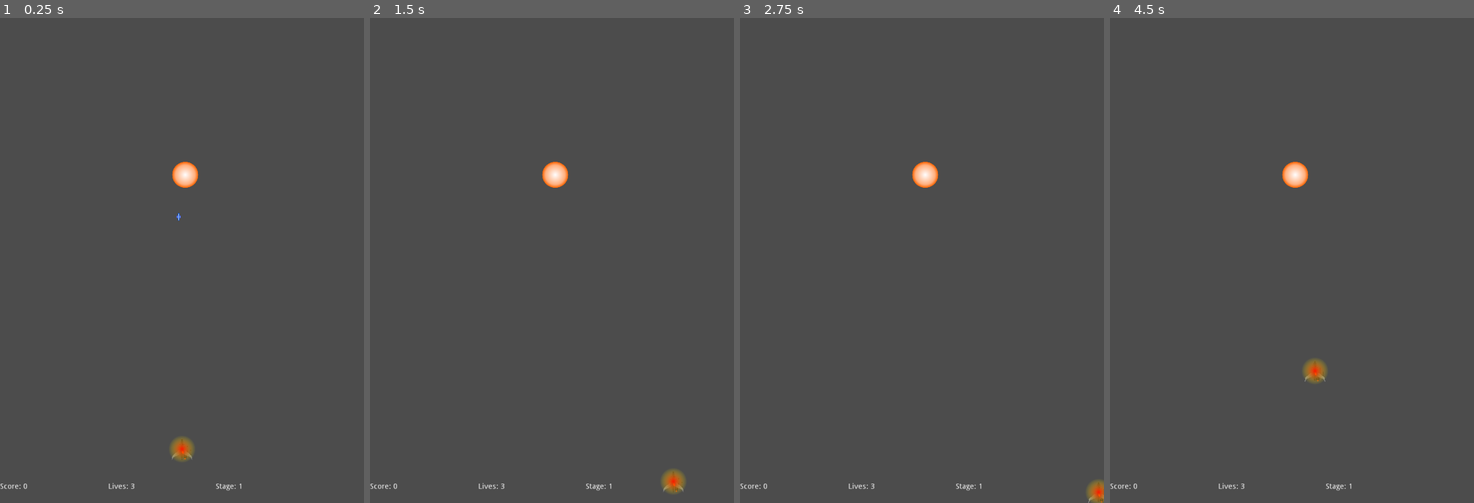
Above: before the commit, frames 1-4 (left to right).
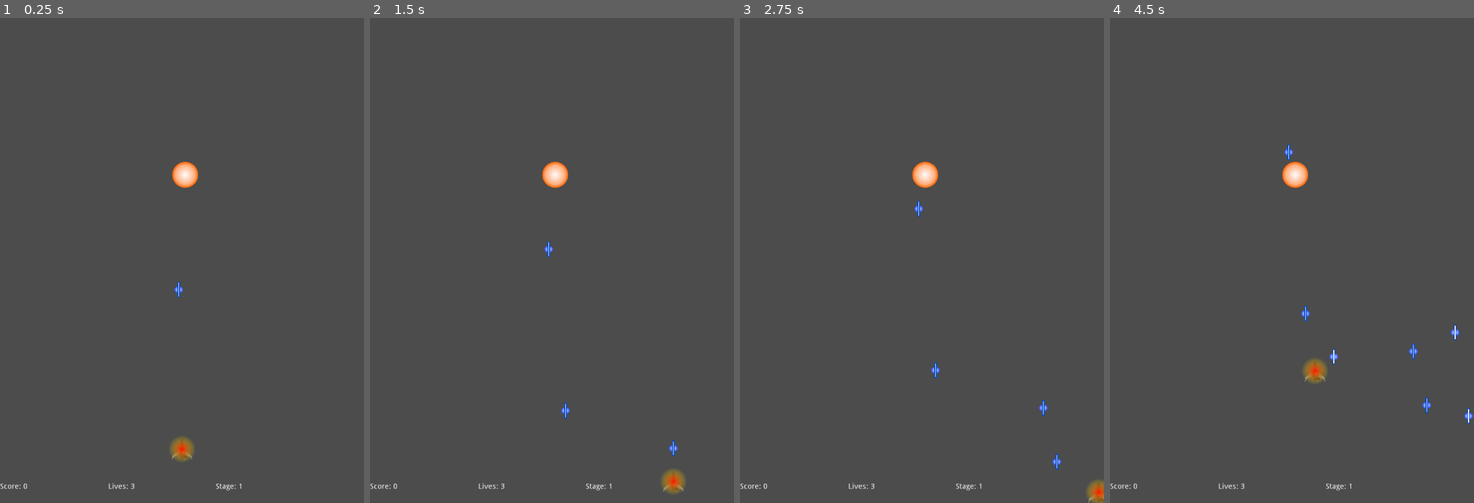
Above: after the commit, the same moments.

Repository: Imacds/ship-project-cs4700
Game: Godot game, scene res://Root.tscn
Two runs of this game, one before a commit and one after it. Both use one fixed random seed, a clock stepped at 60 frames per second and the inputs below.
Inputs:
- Up to frame 1 (0.25 s): no input
- Up to frame 2 (1.5 s): hold D (move_right) 0.53-1.28 s; tap Space (shoot) at 0.6, 1.35 s; hold S (move_down) from 1.28 s (still down)
- Up to frame 3 (2.75 s): release S (move_down) at 2.03 s; hold D (move_right) from 2.03 s (still down); tap Space (shoot) at 2.1 s
- Up to frame 4 (4.5 s): release D (move_right) at 2.78 s; hold W (move_up) 2.78-3.53 s; tap Space (shoot) at 2.85, 3.6, 4.35 s; hold A (move_left) from 3.53 s (still down)

The runs differ from the first frame. In frame 1, less than 0.1% of the frame differs, in the area x 47-51%, y 40-58%; in frame 2, 0.1%; in frame 3, 0.2%; in frame 4, 0.3%, in the area x 47-100%, y 26-84%.

Commit message:
add: player ship can shoot

Diff:
--- a/Bullet.tscn
+++ b/Bullet.tscn
@@ -3,17 +3,16 @@
 [ext_resource path="res://scripts/Bullet.gd" type="Script" id=1]
 [ext_resource path="res://sprites/projectile2.svg" type="Texture" id=2]
 
-[sub_resource type="CircleShape2D" id=1]
+[sub_resource type="RectangleShape2D" id=1]
+extents = Vector2( 19.4222, 59.5505 )
 
-[node name="BulletBody" type="KinematicBody2D"]
-scale = Vector2( 0.1, 0.1 )
+[node name="Area2D" type="Area2D"]
+scale = Vector2( 0.2, 0.2 )
 script = ExtResource( 1 )
-__meta__ = {
-"_edit_group_": true
-}
-
-[node name="BulletShape" type="CollisionShape2D" parent="."]
-shape = SubResource( 1 )
 
 [node name="Sprite" type="Sprite" parent="."]
+scale = Vector2( 1, 1 )
 texture = ExtResource( 2 )
+
+[node name="CollisionShape2D" type="CollisionShape2D" parent="."]
+shape = SubResource( 1 )
--- /dev/null
+++ b/BulletsContainer.tscn
@@ -0,0 +1,3 @@
+[gd_scene format=2]
+
+[node name="BulletsContainer" type="Node2D"]
--- a/Root.tscn
+++ b/Root.tscn
@@ -1,21 +1,24 @@
-[gd_scene load_steps=5 format=2]
+[gd_scene load_steps=6 format=2]
 
 [ext_resource path="res://scripts/game_settings.gd" type="Script" id=1]
-[ext_resource path="res://Bullet.tscn" type="PackedScene" id=2]
-[ext_resource path="res://Enemy.tscn" type="PackedScene" id=3]
-[ext_resource path="res://Ship.tscn" type="PackedScene" id=4]
+[ext_resource path="res://BulletsContainer.tscn" type="PackedScene" id=2]
+[ext_resource path="res://Bullet.tscn" type="PackedScene" id=3]
+[ext_resource path="res://Enemy.tscn" type="PackedScene" id=4]
+[ext_resource path="res://Ship.tscn" type="PackedScene" id=5]
 
 [node name="Root" type="Node2D"]
 position = Vector2( 0, 0.773781 )
 script = ExtResource( 1 )
 
-[node name="Bullet" parent="." instance=ExtResource( 2 )]
+[node name="BulletsContainer" parent="." instance=ExtResource( 2 )]
+
+[node name="Bullet" parent="." instance=ExtResource( 3 )]
 position = Vector2( 331.41, 518.324 )
 
-[node name="Enemy" parent="." instance=ExtResource( 3 )]
+[node name="Enemy" parent="." instance=ExtResource( 4 )]
 position = Vector2( 343.5, 290.25 )
 
-[node name="Ship" parent="." instance=ExtResource( 4 )]
+[node name="Ship" parent="." instance=ExtResource( 5 )]
 
 [node name="GUI" type="Control" parent="."]
 margin_right = 675.0
--- a/Ship.tscn
+++ b/Ship.tscn
@@ -16,5 +16,5 @@
 [node name="Sprite" type="Sprite" parent="."]
 texture = ExtResource( 2 )
 
-[node name="RayCast2D" type="RayCast2D" parent="."]
-enabled = true
+[node name="BulletsSpawn" type="Node2D" parent="."]
+position = Vector2( 0, -200 )
--- a/scripts/Bullet.gd
+++ b/scripts/Bullet.gd
@@ -1,4 +1,4 @@
-extends KinematicBody2D
+extends Area2D
 
 export (int) var speed = 600
 
@@ -13,4 +13,4 @@
 func move(delta):
 	var movement = Vector2()
 	movement.y -= 1
-	move_and_collide(movement * speed * delta)
+	translate(movement)
--- a/scripts/Ship.gd
+++ b/scripts/Ship.gd
@@ -4,12 +4,19 @@
 export (int) var vertical_offset = 100 # init offset
 var screen_size
 var ship_size
+var bullets_container
+var bullets_spawn
+var bullet_resource
 
 # Called when the node enters the scene tree for the first time.
 func _ready():
 	set_init_pos()
 	var shape = $CollisionShape2D.shape
 	ship_size = Vector2(shape.radius, shape.height)
+
+	bullets_container = get_parent().get_node("BulletsContainer")
+	bullets_spawn = get_node("BulletsSpawn")
+	bullet_resource = preload("../Bullet.tscn")
 
 func set_init_pos():
 	screen_size = OS.get_window_size()
@@ -42,4 +49,9 @@
 	position.y = clamp(position.y, 0 + ship_size.y, screen_size.y - ship_size.y)
 
 func shoot(delta):
-	pass
+	if Input.is_action_just_pressed("shoot"):
+		var bullet = bullet_resource.instance()
+		bullet.global_position = bullets_spawn.global_position
+		bullet.z_index = 5
+		print(bullet.position)
+		bullets_container.add_child(bullet)
--- a/scripts/StartDerivedGameButton.gd
+++ b/scripts/StartDerivedGameButton.gd
@@ -1,5 +1,4 @@
 extends MenuButton
 
 func _pressed():
-	print("pressed")
 	get_tree().change_scene("res://Root.tscn")
